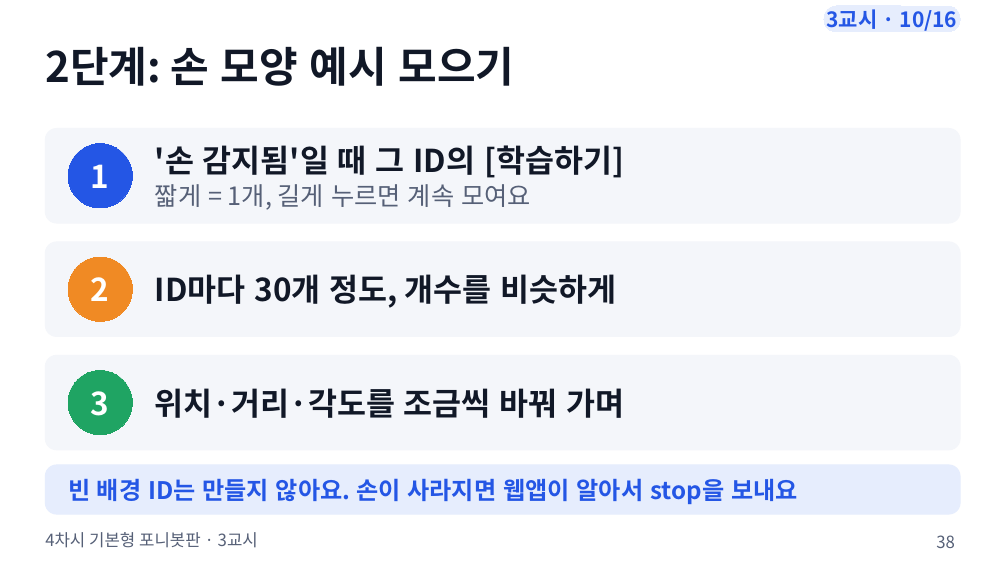
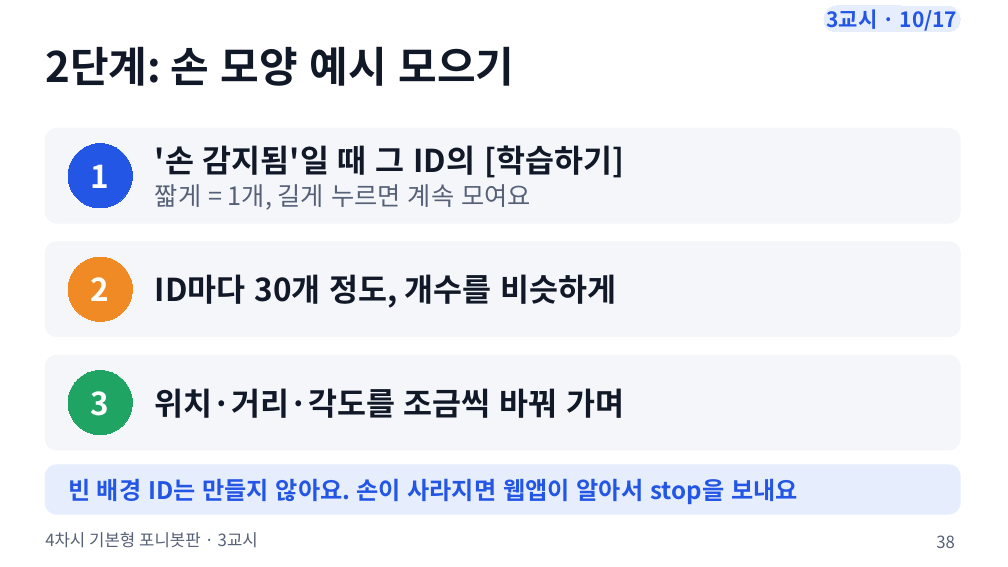
Before and after one commit to boundaryx01-uniquelife/microbit, a slide deck: slide 38 of bridge/ponybot/materials/포니봇_4차시_기본형/ponybot_4차시_수업슬라이드.pptx. Drawn at 1008x567 pixels with LibreOffice and Linux fonts; fonts in the diff are those of the drawing. Boxes give left, top, right and bottom in pixels: in the first picture for what was removed or moved away, otherwise in the second. Text is boxed around its words. In the diff, an @@ line names an element or a change of style, - is before the commit and + after.

```diff
--- a/bridge/ponybot/materials/포니봇_4차시_기본형/ponybot_4차시_수업슬라이드.pptx
+++ b/bridge/ponybot/materials/포니봇_4차시_기본형/ponybot_4차시_수업슬라이드.pptx
@@ text in rounded rectangle at bbox=[827, 9, 958, 31]: text changed @@
-3교시 · 10/16
+3교시 · 10/17
```
Also in this commit, not shown: 14 other slides changed, 1 slide added, 9 other files.
